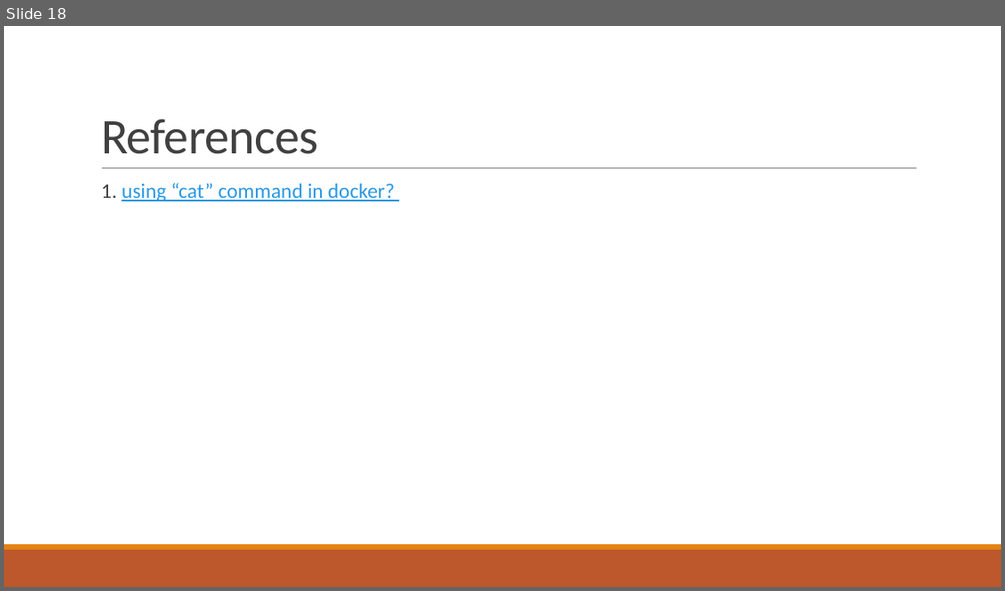
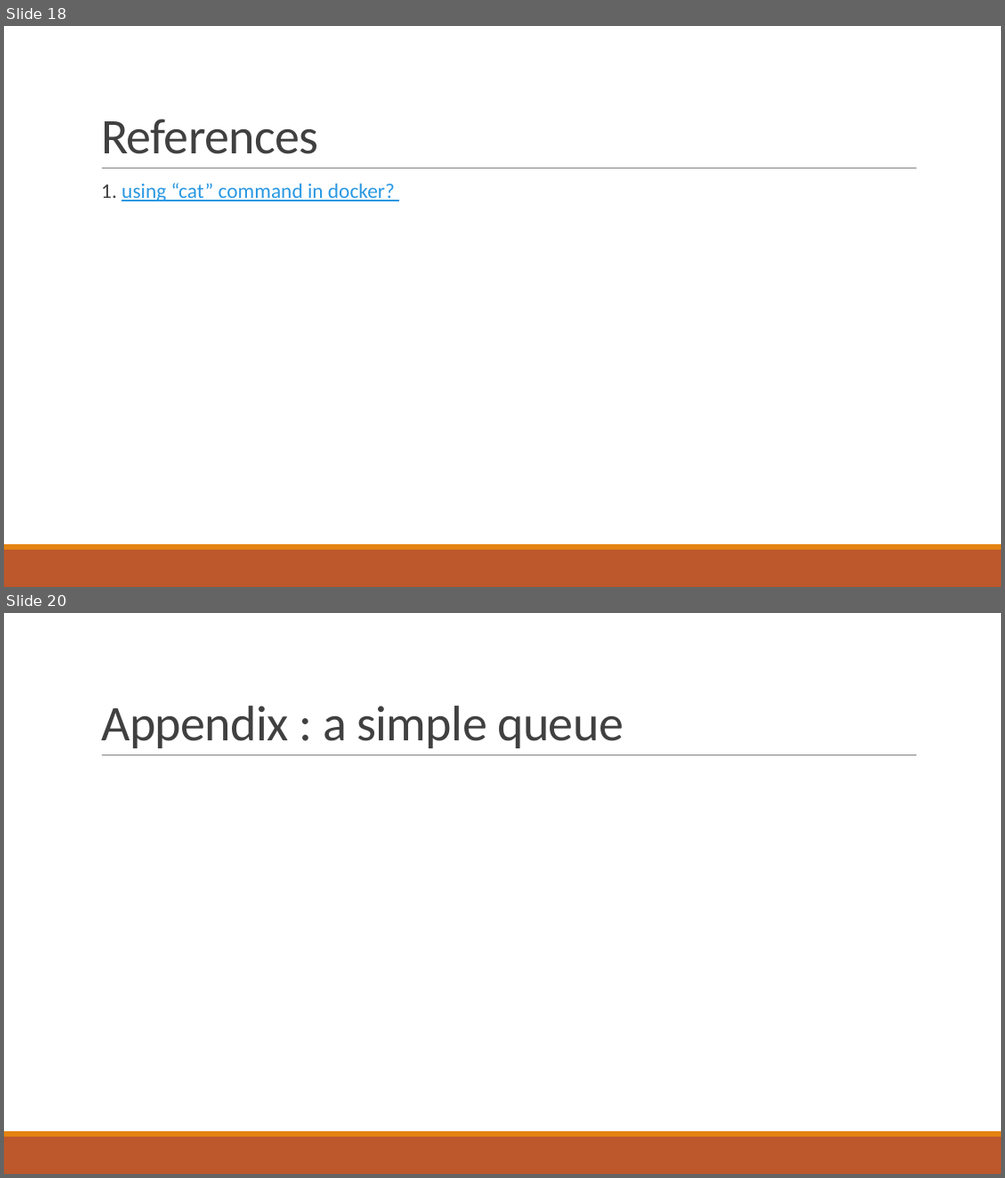
Before and after one commit to YumingChang02/arch_summer_2019, a slide deck: Introduction to docker.pptx. Shown one above the other, each under a label of ours: slide 18 before the commit, slides 18 and 20 after it; the slides between them are not shown. The pictures are 1005x591 and 1005x1178 pixels, drawn with LibreOffice and Linux fonts; fonts in the diff are those of the drawing. Boxes give left, top, right and bottom in pixels: in the first picture for what was removed or moved away, otherwise in the second. Text is boxed around its words. In the diff, an @@ line names an element or a change of style, - is before the commit and + after.

```diff
--- a/Introduction to docker.pptx
+++ b/Introduction to docker.pptx
@@ slide 20 added at <box>4,613,1001,1174</box>, background #FFFFFF; not listed: 3 template elements that a slide beside it also shows @@
@@ title added at <box>101,706,623,748</box>, 48 pt, text #404040 @@
+Appendix : a simple queue
```
Also in this commit, not shown: 1 other slide added, 2 slides removed, 2 other files.
